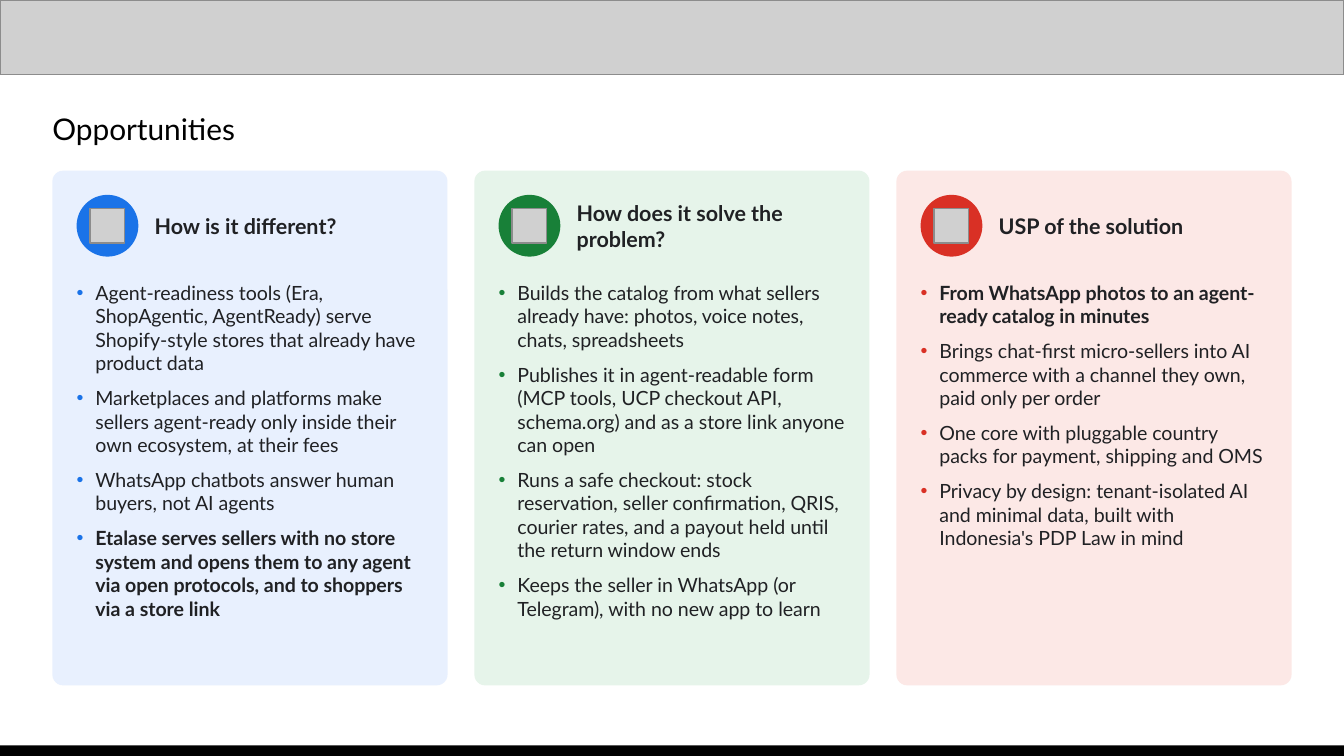
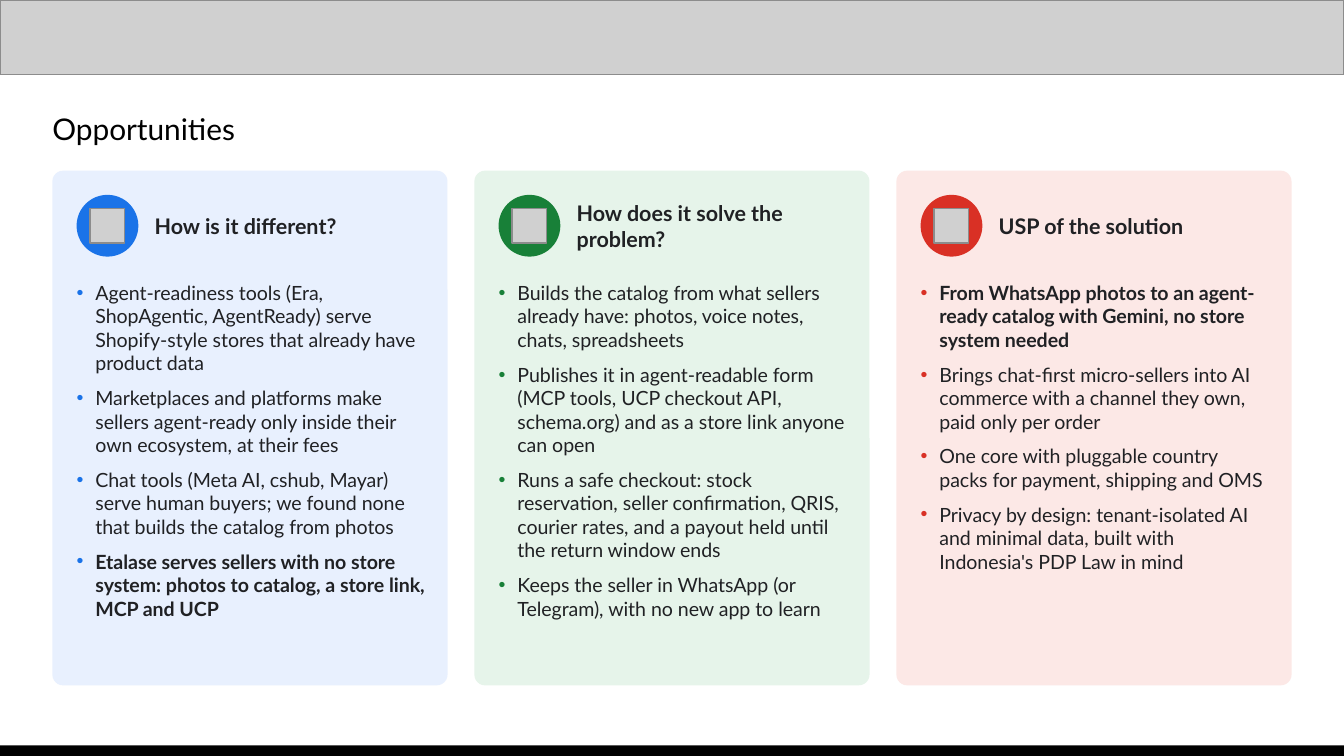
Before and after one commit to galihsatriawan/etalase, a slide deck: slide 3 of submission/Etalase_AI_Builder_Cup_Submission.pptx. Drawn at 1344x756 pixels with LibreOffice and Linux fonts; fonts in the diff are those of the drawing; grey boxes stand for pictures. Boxes give left, top, right and bottom in pixels: in the first picture for what was removed or moved away, otherwise in the second. Text is boxed around its words. In the diff, an @@ line names an element or a change of style, - is before the commit and + after.

```diff
--- a/submission/Etalase_AI_Builder_Cup_Submission.pptx
+++ b/submission/Etalase_AI_Builder_Cup_Submission.pptx
@@ text at bbox=[939, 285, 1255, 351]: text changed @@
-• From WhatsApp photos to an agent-ready catalog in minutes
+• From WhatsApp photos to an agent-ready catalog with Gemini, no store system needed
@@ text at bbox=[95, 472, 425, 616]: text changed; bold off @@
-• WhatsApp chatbots answer human buyers, not AI agents
-• Etalase serves sellers with no store system and opens them to any agent via open protocols, and to shoppers via a store link
+• Chat tools (Meta AI, cshub, Mayar) serve human buyers; we found none that builds the catalog from photos
+• Etalase serves sellers with no store system: photos to catalog, a store link, MCP and UCP
```
Also in this commit, not shown: 4 other slides changed, 21 other files.
